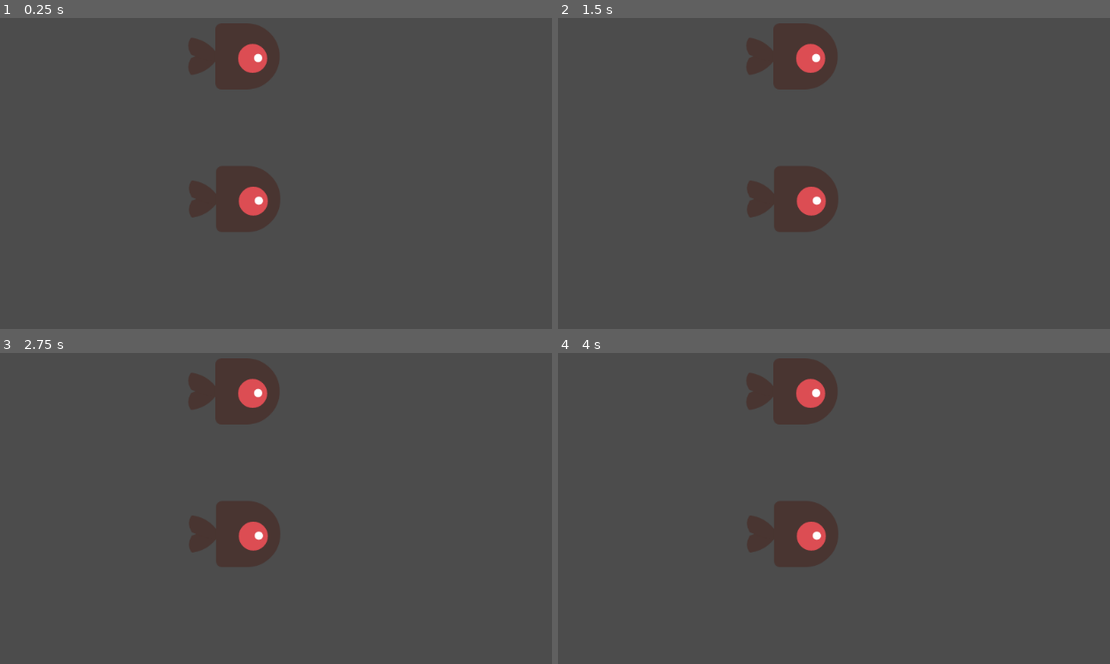
Above: before the commit, frames 1-4 (two rows, left to right).
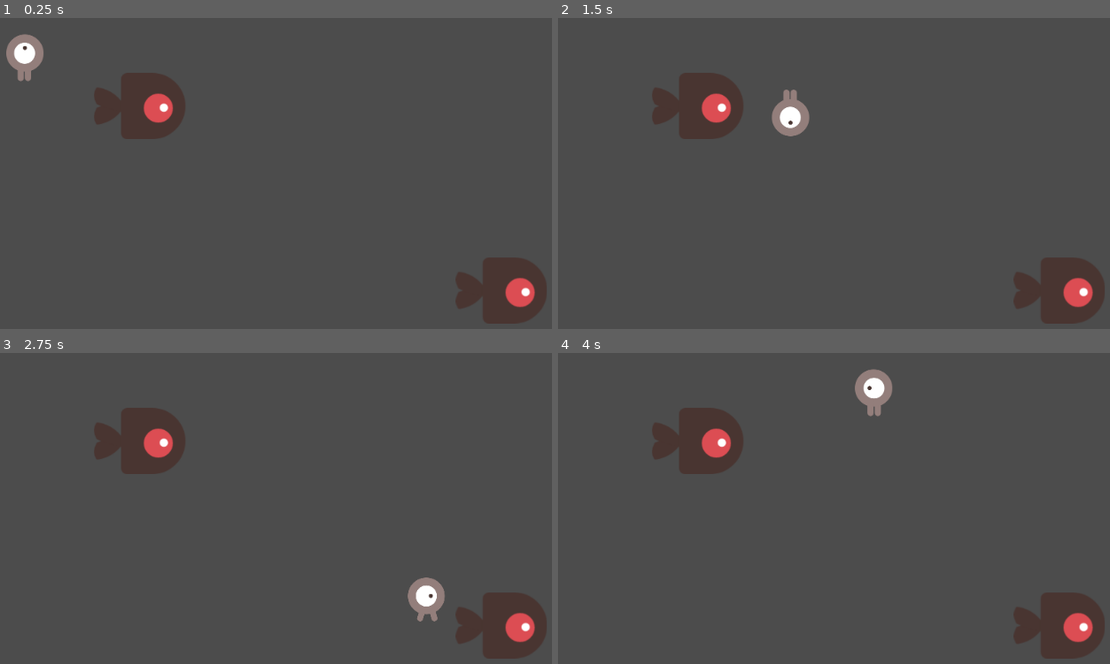
Above: after the commit, the same moments.

Repository: chanseulkim/prgame
Game: Godot game, scene res://world.tscn
The game is run twice, just before and just after one commit, with the same random seed, the same clock (stepped at 60 frames per second) and the same inputs.
Inputs:
- Up to frame 1 (0.25 s): no input
- Up to frame 2 (1.5 s): tap Enter at 0.5 s; hold Right (ui_right) 0.53-1.28 s; hold Down (ui_down) from 1.28 s (still down)
- Up to frame 3 (2.75 s): release Down (ui_down) at 2.03 s; hold Right (ui_right) from 2.03 s (still down)
- Up to frame 4 (4 s): release Right (ui_right) at 2.78 s; hold Up (ui_up) 2.78-3.53 s; hold Left (ui_left) from 3.53 s (still down)

The runs differ from the first frame. In frame 1, 11% of the frame differs, in the area x 1-100%, y 1-99%; in frame 2, 11%, in the area x 17-100%, y 1-99%; in frame 3, 11%; in frame 4, 11%.
Error before the commit: Parse Error: Too few arguments for "get_child()" call. Expected at least 1. (res://Player.gd:90)

Commit message:
게임서버 메세지 누락되는 문제 수정

Diff:
--- a/prgame/Player.gd
+++ b/prgame/Player.gd
@@ -22,13 +22,12 @@
 	while true:
 		var f1 = msg.find(';')
 		if f1 == -1:
-			return ret
+			break
 		var data = msg.substr(0, f1)
 		msg = msg.substr(f1+1)
 		header.push_back(data)
 		if data == "m":
 			ret.push_back(header)
-			break
 	return ret
 
 func _process_msg(msg):
@@ -75,6 +74,8 @@
 			_handle_move_msg(user_id, action, delta_time)
 
 func _handle_move_msg(user_id, action, delta_time):
+	if user_id == name :
+		return
 	var velocity = Vector2()  # The player's movement vector.
 	if action == "ui_right":
 		velocity.x += 1
@@ -87,7 +88,6 @@
 	if velocity.length() > 0:
 		velocity = velocity.normalized() * speed
 	var player = Network.get_player(user_id)
-	var c = $'/root/world'.get_child()
 	var delta = delta_time.to_float()
 	player.position += velocity * delta
 	player.position.x = clamp(player.position.x, 0, screen_size.x)
@@ -127,13 +127,11 @@
 	if velocity.length() > 0:
 		velocity = velocity.normalized() * speed
 		$AnimatedSprite.play()
-	else:
-		$AnimatedSprite.stop()
-
-	if velocity.length() > 0:
 		position += velocity * delta
 		position.x = clamp(position.x, 0, screen_size.x)
 		position.y = clamp(position.y, 0, screen_size.y)
+	else:
+		$AnimatedSprite.stop()
 
 	if velocity.x != 0:
 		$AnimatedSprite.animation = "walk"
--- a/prgame/world.gd
+++ b/prgame/world.gd
@@ -11,7 +11,7 @@
 	var timestamp = OS.get_ticks_msec()
 	var my_id = "p" + String(timestamp)
 
-	Network.connect2Server("127.0.0.1", 50080, my_id, "(100.0, 100.0)")
+	Network.connect2Server("127.0.0.1", 51081, my_id, "(100.0, 100.0)")
 
 	var player = load('res://Player.tscn').instance()
 	player.name = my_id
@@ -21,4 +21,13 @@
 	Network.add_player(my_id, player)
 	Network.main_uid = my_id
 	get_tree().change_scene('res://Game.tscn')
-	pass
+
+#
+#	var noti_msg = "obj;noti;"
+#	var cd = get_children()
+#	for c in cd:
+#		if "enemy" in c.name:
+#			noti_msg += c.name + ";" + str(c.position) + ";m;"
+#			Network.send(noti_msg)
+#			c.hide()
+#	pass
--- a/prgame/world.tscn
+++ b/prgame/world.tscn
@@ -6,10 +6,10 @@
 [node name="world" type="Node2D"]
 script = ExtResource( 2 )
 
-[node name="enemySwimming_1" type="Sprite" parent="."]
-position = Vector2( 402, 98 )
+[node name="enemy_1" type="Sprite" parent="."]
+position = Vector2( 265.799, 170.106 )
 texture = ExtResource( 1 )
 
-[node name="enemySwimming_2" type="Sprite" parent="."]
-position = Vector2( 403, 305 )
+[node name="enemy_2" type="Sprite" parent="."]
+position = Vector2( 788.456, 437.64 )
 texture = ExtResource( 1 )
Not shown, changed: prgame/export_presets.cfg
Not shown, removed: dedicate_server/src/__debug_bin.exe
Not shown, changed: dedicate_server/src/gcore/object.go
Not shown, changed: dedicate_server/src/gcore/type.go
Not shown, changed: dedicate_server/src/gnet/handle.go
Not shown, changed: dedicate_server/src/gnet/network.go
Not shown, changed: dedicate_server/src/server.go
Not shown, changed: prgame/proj1.exe
Not shown, changed: prgame/proj1.exe~RF2911fabc.TMP
Not shown, changed: prgame/proj1.exe~RF291ff950.TMP
Not shown, changed: prgame/proj1.exe~RF296f7556.TMP
Not shown, changed: prgame/proj1.exe~RF2e473c45.TMP
(and 1 more such lines)
